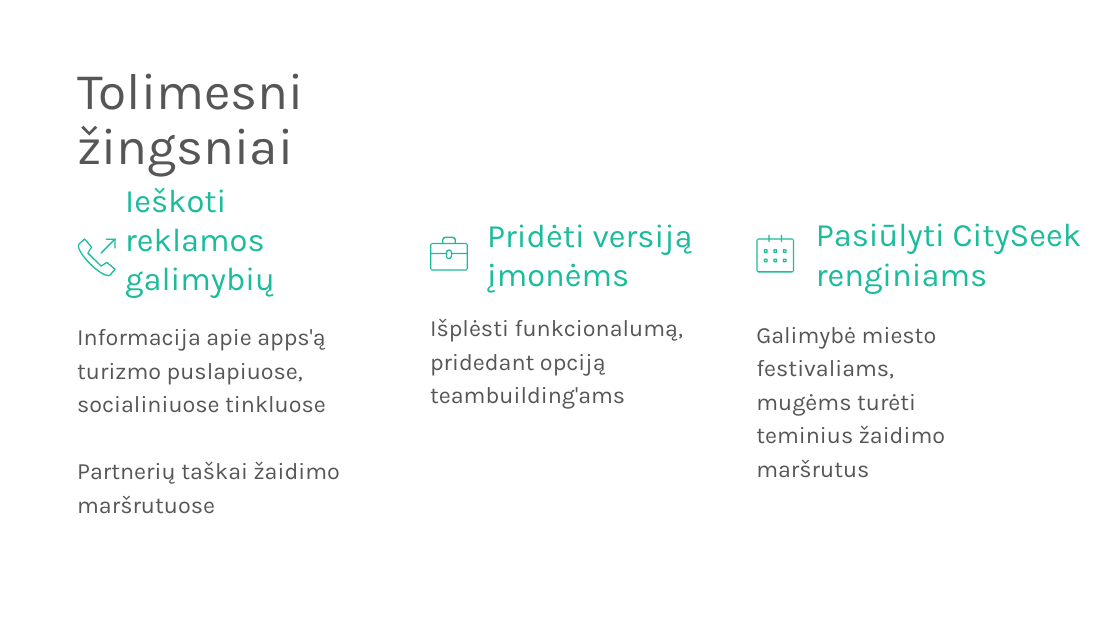
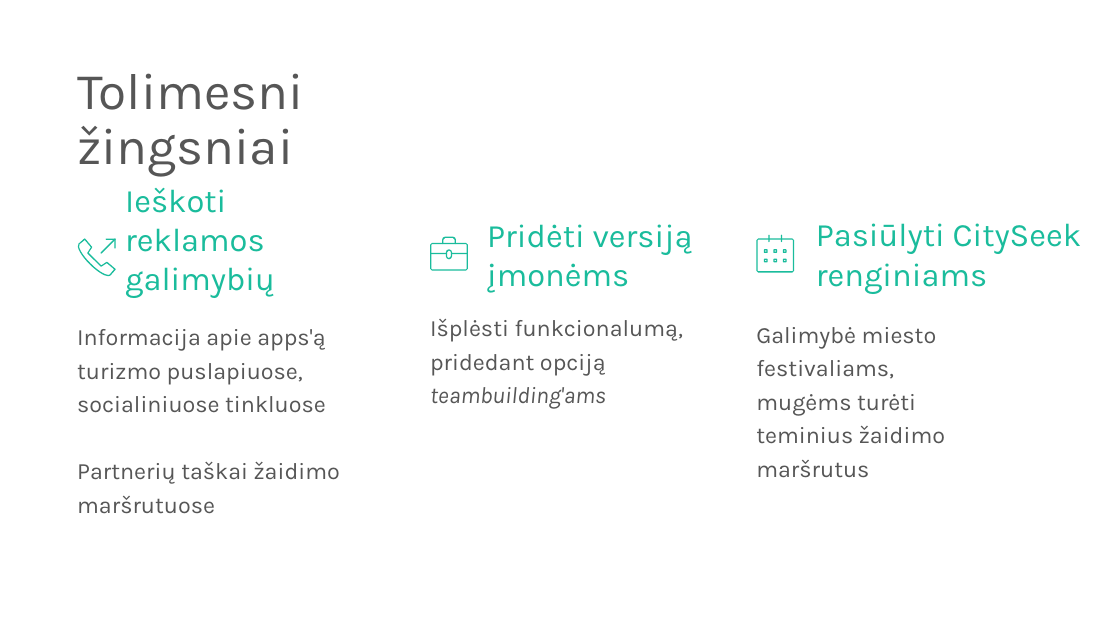
Before and after one commit to superhp/hack4vilnius2019, a slide deck: slide 7 of Hack4Vilnius2019.pptx. Drawn at 1120x630 pixels with LibreOffice and Linux fonts; fonts in the diff are those of the drawing. Boxes give left, top, right and bottom in pixels: in the first picture for what was removed or moved away, otherwise in the second. Text is boxed around its words. In the diff, an @@ line names an element or a change of style, - is before the commit and + after.

```diff
--- a/Hack4Vilnius2019.pptx
+++ b/Hack4Vilnius2019.pptx
@@ text "Išplėsti funkcionalumą, pridedant opciją teambuilding'ams" at <box>430,319,683,409</box>: italic on in "teambuilding'ams" @@
```
Also in this commit, not shown: 2 other slides changed.
